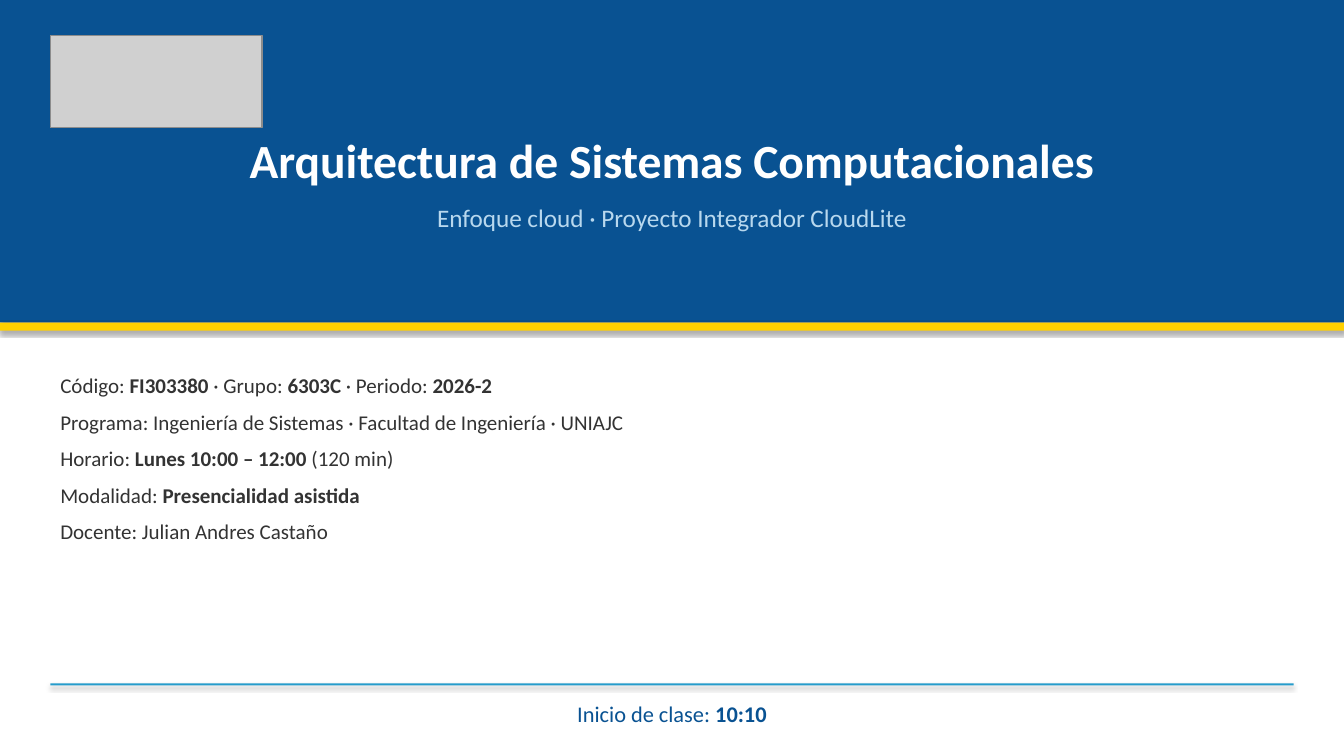
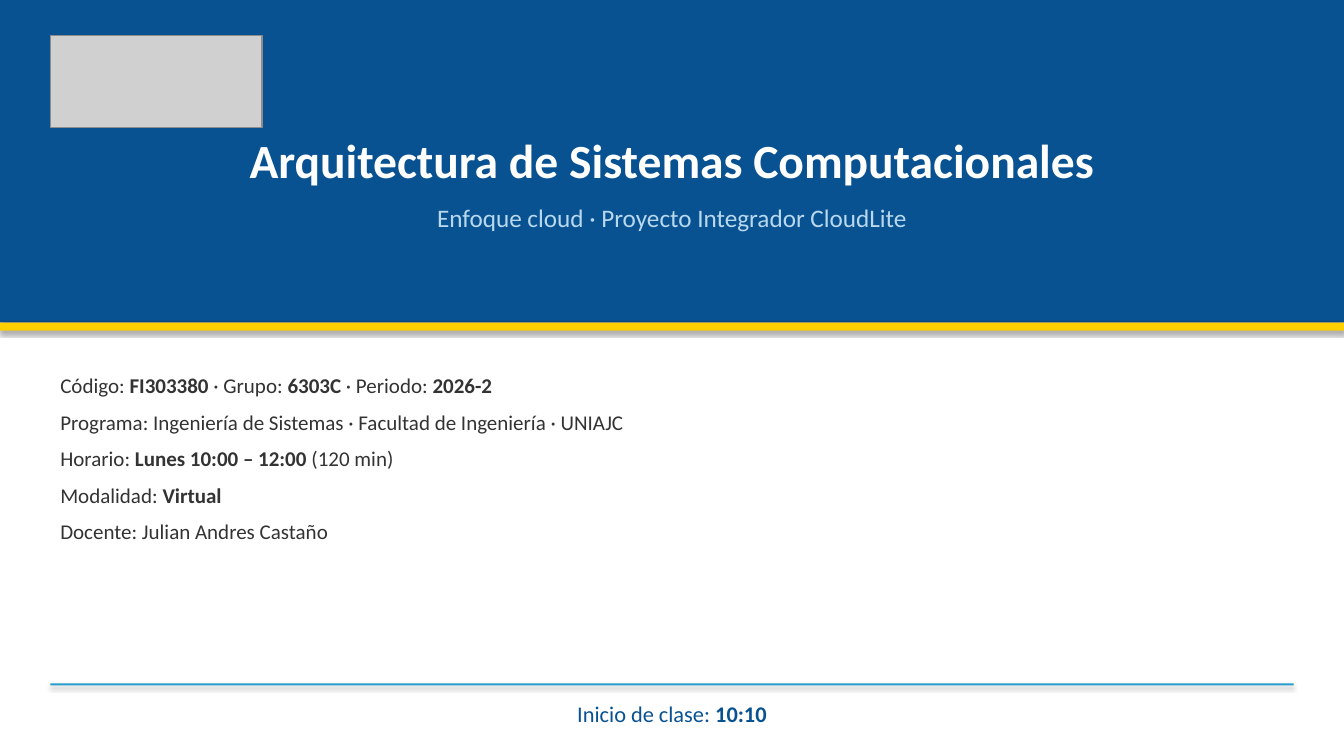
Before and after one commit to AndresDFX/UNIAJ, a slide deck: slide 1 of Arquitectura de Sistemas Computacionales/Clases/Presentacion del Curso - Arquitectura de Sistemas Computacionales.pptx. Drawn at 1344x756 pixels with LibreOffice and Linux fonts; fonts in the diff are those of the drawing; grey boxes stand for pictures. Boxes give left, top, right and bottom in pixels: in the first picture for what was removed or moved away, otherwise in the second. Text is boxed around its words. In the diff, an @@ line names an element or a change of style, - is before the commit and + after.

```diff
--- a/Arquitectura de Sistemas Computacionales/Clases/Presentacion del Curso - Arquitectura de Sistemas Computacionales.pptx
+++ b/Arquitectura de Sistemas Computacionales/Clases/Presentacion del Curso - Arquitectura de Sistemas Computacionales.pptx
@@ text at (x1=60, y1=488, x2=222, y2=503): text changed; bold off @@
-Modalidad: Presencialidad asistida
+Modalidad: Virtual
```
Also in this commit, not shown: 59 other files.
